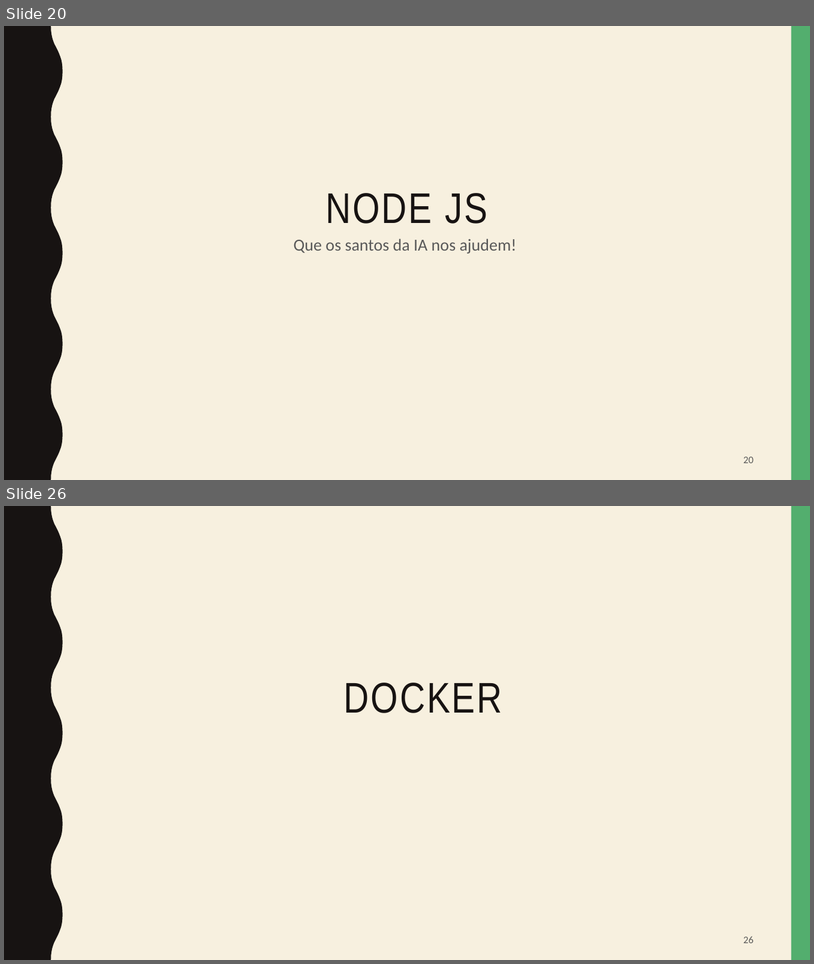
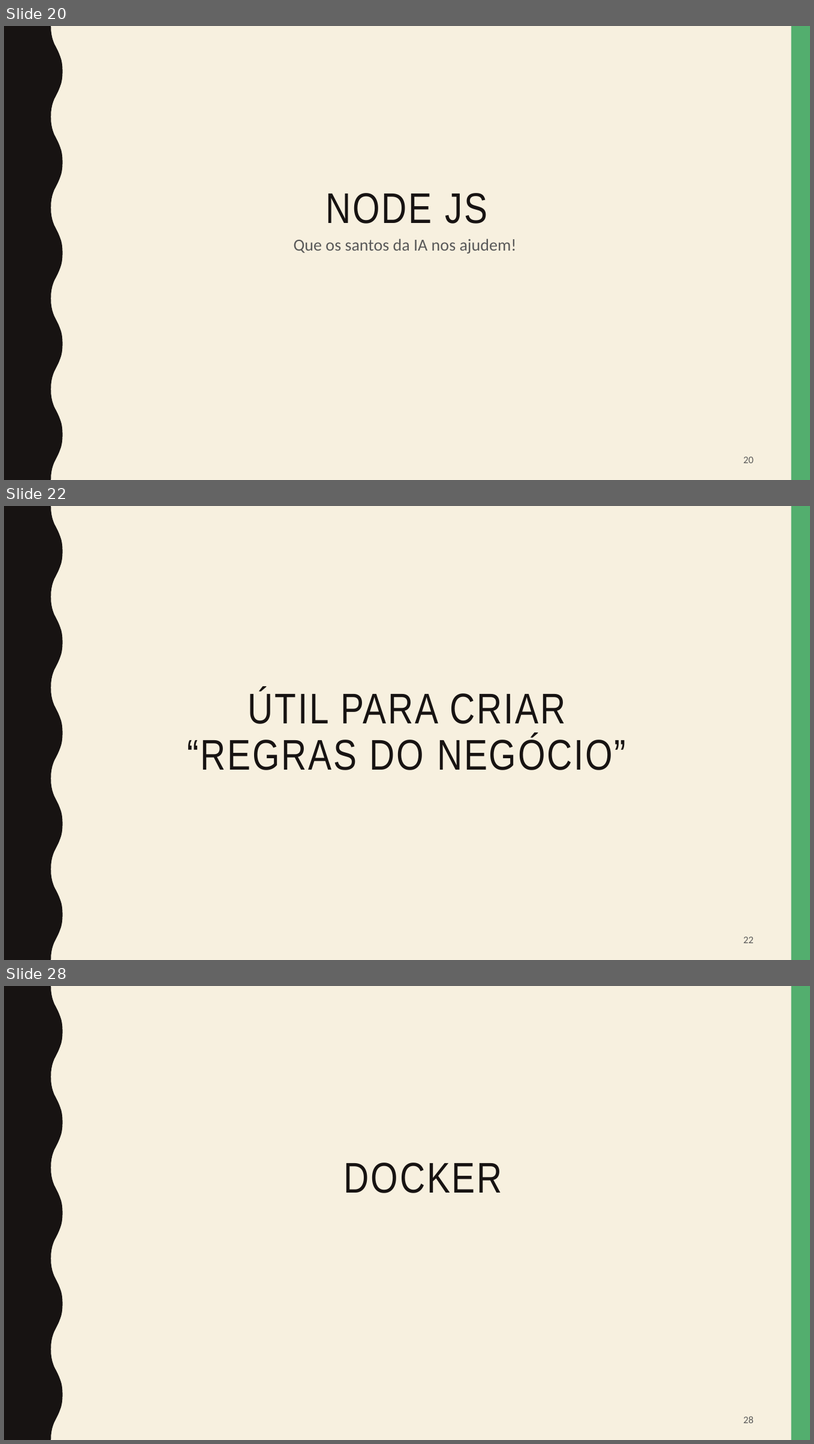
Before and after one commit to inf25dw1g31/M2, a slide deck: presentation/Car4Me.pptx. Shown one above the other, each under a label of ours: slides 20 and 26 before the commit, slides 20, 22 and 28 after it; the slides between them are not shown. The pictures are 814x964 and 814x1444 pixels, drawn with LibreOffice and Linux fonts; fonts in the diff are those of the drawing. Boxes give left, top, right and bottom in pixels: in the first picture for what was removed or moved away, otherwise in the second. Text is boxed around its words. In the diff, an @@ line names an element or a change of style, - is before the commit and + after.

```diff
--- a/presentation/Car4Me.pptx
+++ b/presentation/Car4Me.pptx
@@ slide 22 added at (4, 506, 810, 960), background #F7F0DF; not listed: 2 template elements that a slide beside it also shows @@
@@ text added at (187, 689, 626, 770), 51 pt, text #171312 @@
+ÚTIL PARA CRIAR
+“REGRAS DO NEGÓCIO”
@@ page number added at (744, 936, 754, 943), 12 pt, text #595959 @@
+22
@@ what was slide 26 is now slide 28 @@
@@ page number at (744, 1416, 754, 1423): text changed @@
-26
+28
```
Also in this commit, not shown: 5 slides changed, 3 other slides added, 2 slides removed.
